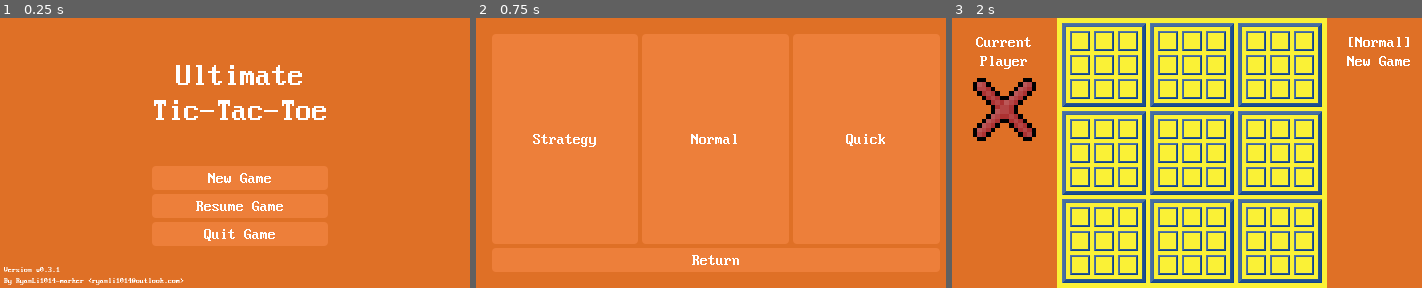
Above: before the commit, frames 1-3 (left to right).
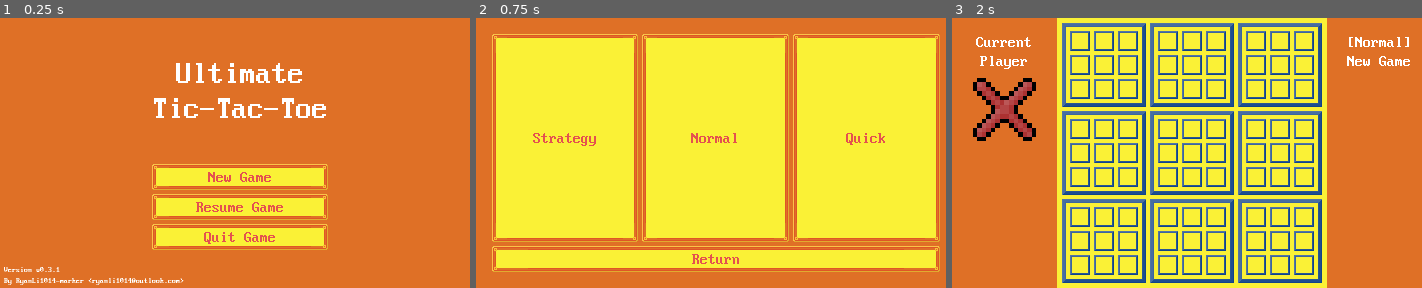
Above: after the commit, the same moments.

Repository: RyanLi1014-maker/Ultimate-Tic-Tac-Toe
Game: Godot game, scene res://scene/main_menu.tscn
Two runs of this game, one before a commit and one after it. Both use one fixed random seed, a clock stepped at 60 frames per second and the inputs below.
Inputs:
- Up to frame 1 (0.25 s): no input
- Up to frame 2 (0.75 s): click "New Game" at 0.5 s
- Up to frame 3 (2 s): click "Normal" at 1.25 s

The runs differ from the first frame. In frame 1, 11% of the frame differs, in the area x 32-70%, y 16-86%; in frame 2, 79%, in the area x 3-99%, y 5-95%; in frame 3, nothing differs.

Commit message:
feat: add button texture

Diff:
--- a/theme/default_ui_theme.tres
+++ b/theme/default_ui_theme.tres
@@ -1,41 +1,45 @@
 [gd_resource type="Theme" format=3 uid="uid://dgywkkytdi3kg"]
 
+[ext_resource type="Texture2D" uid="uid://cfpp3xr7jn5da" path="res://asset/image/texture/button.png" id="1_huqfc"]
 [ext_resource type="FontFile" uid="uid://b3c8owlk1micr" path="res://asset/font/VonwaonBitmap16px.ttf" id="1_vdubp"]
 
-[sub_resource type="StyleBoxFlat" id="StyleBoxFlat_dgujx"]
-bg_color = Color(0.53333336, 0.53333336, 0.53333336, 0.627451)
-corner_radius_top_left = 4
-corner_radius_top_right = 4
-corner_radius_bottom_right = 4
-corner_radius_bottom_left = 4
+[sub_resource type="StyleBoxTexture" id="StyleBoxTexture_p0r2l"]
+texture = ExtResource("1_huqfc")
+texture_margin_left = 5.0
+texture_margin_top = 5.0
+texture_margin_right = 5.0
+texture_margin_bottom = 5.0
+modulate_color = Color(0.4, 0.4, 0.4, 1)
 
-[sub_resource type="StyleBoxFlat" id="StyleBoxFlat_n5ai2"]
-bg_color = Color(0.9607843, 0.53333336, 0.27450982, 0.627451)
-corner_radius_top_left = 4
-corner_radius_top_right = 4
-corner_radius_bottom_right = 4
-corner_radius_bottom_left = 4
+[sub_resource type="StyleBoxTexture" id="StyleBoxTexture_dahwq"]
+texture = ExtResource("1_huqfc")
+texture_margin_left = 5.0
+texture_margin_top = 5.0
+texture_margin_right = 5.0
+texture_margin_bottom = 5.0
 
-[sub_resource type="StyleBoxFlat" id="StyleBoxFlat_pyeum"]
-bg_color = Color(0.94334424, 0.49636996, 0.21810138, 0.627451)
-corner_radius_top_left = 4
-corner_radius_top_right = 4
-corner_radius_bottom_right = 4
-corner_radius_bottom_left = 4
+[sub_resource type="StyleBoxTexture" id="StyleBoxTexture_pnkio"]
+texture = ExtResource("1_huqfc")
+texture_margin_left = 5.0
+texture_margin_top = 5.0
+texture_margin_right = 5.0
+texture_margin_bottom = 5.0
+modulate_color = Color(0.8666667, 0.8666667, 0.8666667, 1)
 
-[sub_resource type="StyleBoxFlat" id="StyleBoxFlat_nr1kh"]
-bg_color = Color(0.9601657, 0.53229254, 0.27476743, 0.627451)
-corner_radius_top_left = 4
-corner_radius_top_right = 4
-corner_radius_bottom_right = 4
-corner_radius_bottom_left = 4
+[sub_resource type="StyleBoxTexture" id="StyleBoxTexture_j5b7m"]
+texture = ExtResource("1_huqfc")
+texture_margin_left = 5.0
+texture_margin_top = 5.0
+texture_margin_right = 5.0
+texture_margin_bottom = 5.0
 
-[sub_resource type="StyleBoxFlat" id="StyleBoxFlat_3ajcd"]
-bg_color = Color(0.7969351, 0.38779274, 0.10631078, 0.627451)
-corner_radius_top_left = 4
-corner_radius_top_right = 4
-corner_radius_bottom_right = 4
-corner_radius_bottom_left = 4
+[sub_resource type="StyleBoxTexture" id="StyleBoxTexture_dgujx"]
+texture = ExtResource("1_huqfc")
+texture_margin_left = 5.0
+texture_margin_top = 5.0
+texture_margin_right = 5.0
+texture_margin_bottom = 5.0
+modulate_color = Color(0.73333335, 0.73333335, 0.73333335, 1)
 
 [sub_resource type="StyleBoxFlat" id="StyleBoxFlat_p0r2l"]
 bg_color = Color(0.67058825, 0.31764707, 0.06666667, 0.627451)
@@ -95,15 +99,16 @@
 
 [resource]
 default_font = ExtResource("1_vdubp")
-Button/colors/font_color = Color(1, 1, 1, 1)
-Button/colors/font_focus_color = Color(1, 1, 1, 1)
-Button/colors/font_hover_color = Color(0.866667, 0.866667, 0.866667, 1)
-Button/colors/font_pressed_color = Color(0.733333, 0.733333, 0.733333, 1)
-Button/styles/disabled = SubResource("StyleBoxFlat_dgujx")
-Button/styles/focus = SubResource("StyleBoxFlat_n5ai2")
-Button/styles/hover = SubResource("StyleBoxFlat_pyeum")
-Button/styles/normal = SubResource("StyleBoxFlat_nr1kh")
-Button/styles/pressed = SubResource("StyleBoxFlat_3ajcd")
+Button/colors/font_color = Color(0.89169973, 0.32068416, 0.30823973, 1)
+Button/colors/font_focus_color = Color(0.8901961, 0.32156864, 0.30980393, 1)
+Button/colors/font_hover_color = Color(0.8646171, 0.2962573, 0.28780565, 1)
+Button/colors/font_hover_pressed_color = Color(0.83137256, 0.27450982, 0.26666668, 1)
+Button/colors/font_pressed_color = Color(0.8296295, 0.27406344, 0.26504073, 1)
+Button/styles/disabled = SubResource("StyleBoxTexture_p0r2l")
+Button/styles/focus = SubResource("StyleBoxTexture_dahwq")
+Button/styles/hover = SubResource("StyleBoxTexture_pnkio")
+Button/styles/normal = SubResource("StyleBoxTexture_j5b7m")
+Button/styles/pressed = SubResource("StyleBoxTexture_dgujx")
 ItemList/colors/font_color = Color(1, 1, 1, 1)
 ItemList/colors/font_hovered_color = Color(0.8666667, 0.8666667, 0.8666667, 1)
 ItemList/colors/font_hovered_selected_color = Color(0.73333335, 0.73333335, 0.73333335, 1)
Binary file added: asset/image/texture/button.png
Not shown, added: asset/image/texture/button.png.import
